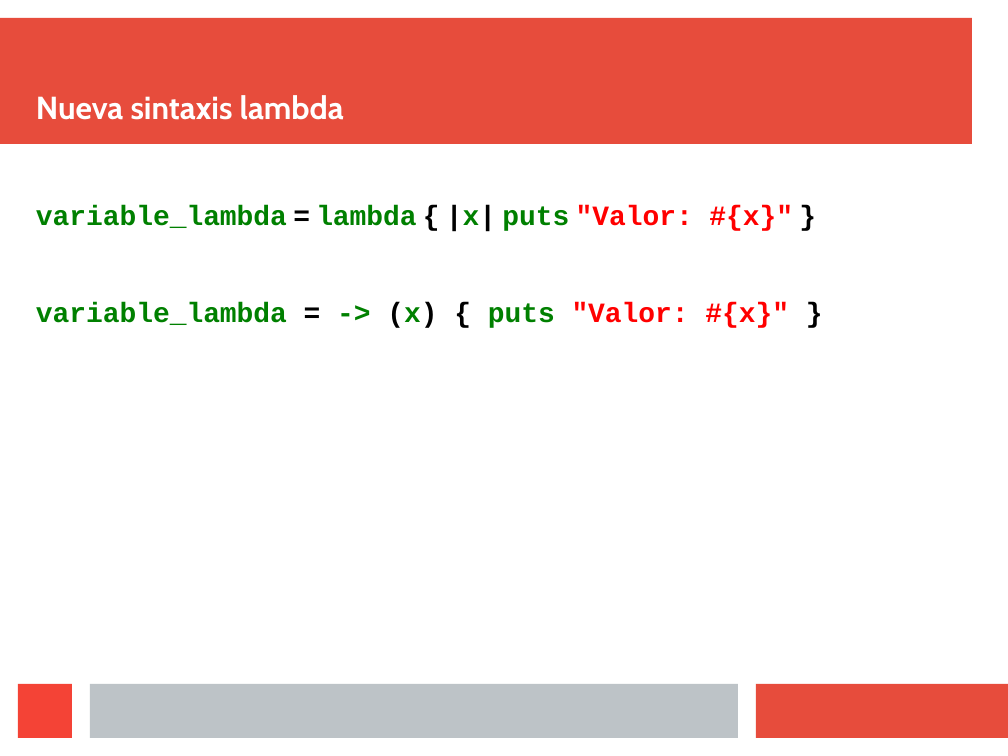
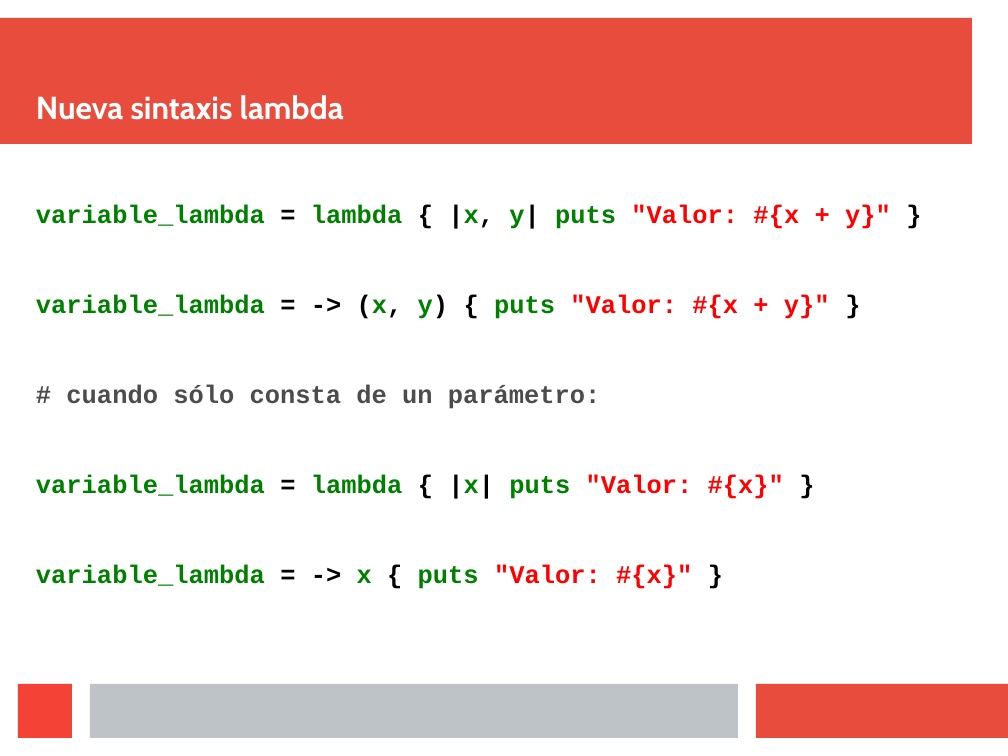
Before and after one commit to oaxacarb/ruby_blocks, a slide deck: slide 29 of 06_presentacion/ruby_blocks.odp. Drawn at 1008x756 pixels with LibreOffice and Linux fonts; fonts in the diff are those of the drawing. Boxes give left, top, right and bottom in pixels: in the first picture for what was removed or moved away, otherwise in the second. Text is boxed around its words. In the diff, an @@ line names an element or a change of style, - is before the commit and + after.

```diff
--- a/06_presentacion/ruby_blocks.odp
+++ b/06_presentacion/ruby_blocks.odp
@@ text at (36,204,891,409): paragraphs added @@
+variable_lambda = lambda { |x, y| puts "Valor: #{x + y}" }
+variable_lambda = -> (x, y) { puts "Valor: #{x + y}" }
+# cuando sólo consta de un parámetro:
@@ text at (36,474,784,499): size 22 to 20 pt in "variable_lambda = lambda { |x| puts "Valor: ..." @@
@@ text at (36,564,692,589): text changed; size 22 to 20 pt @@
-variable_lambda = -> (x) { puts "Valor: #{x}" }
+variable_lambda = -> x { puts "Valor: #{x}" }
```
Also in this commit, not shown: 4 other slides changed, 3 other files.
